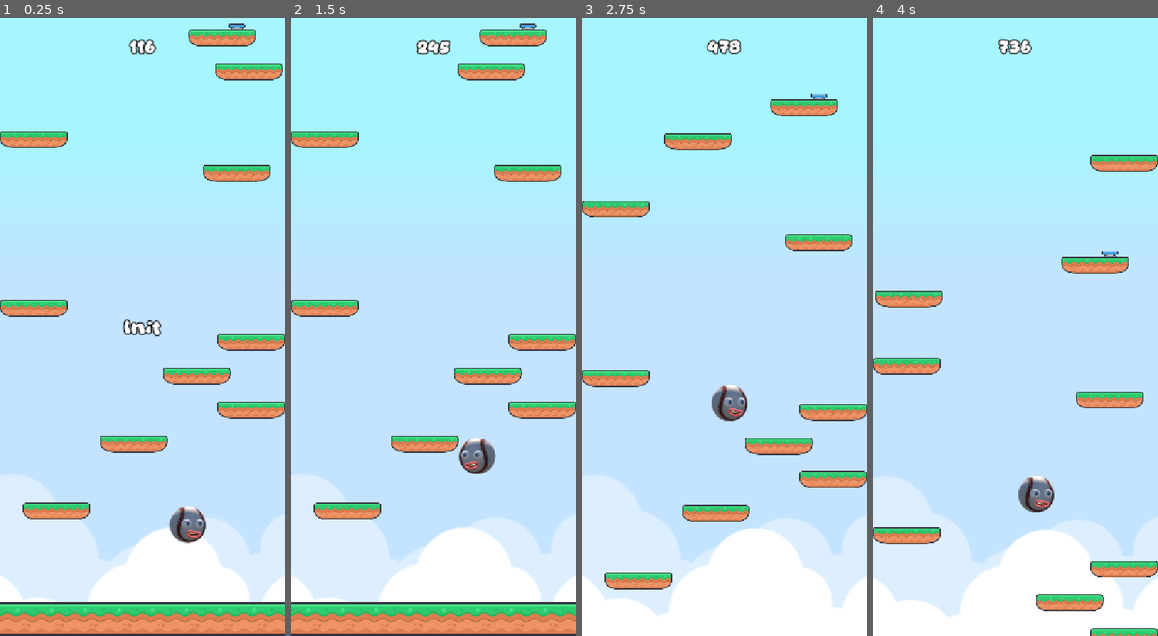
Above: before the commit, frames 1-4 (left to right).
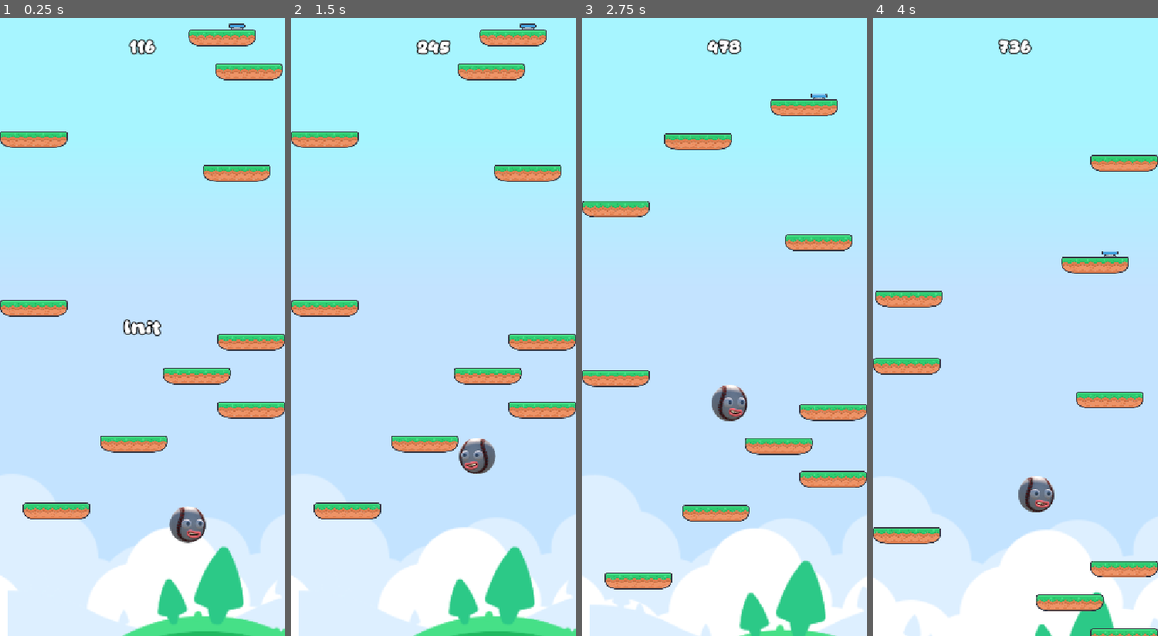
Above: after the commit, the same moments.

Repository: iRadEntertainment/incrediddodlejump
Game: Godot game, scene res://scenes/game.tscn
Two runs of this game, one before a commit and one after it. Both use one fixed random seed, a clock stepped at 60 frames per second and the inputs below.
Inputs (mouse positions are in pixels of both pictures, inside the frame that each line leads up to):
- Up to frame 1 (0.25 s): no input
- Up to frame 2 (1.5 s): tap Enter at 0.5 s; move the mouse to (496, 296) at 0.52 s; click (496, 296) at 0.67 s; move the mouse to (376, 357) at 1.27 s; click (376, 357) at 1.42 s
- Up to frame 3 (2.75 s): move the mouse to (753, 191) at 2.02 s; click (753, 191) at 2.17 s
- Up to frame 4 (4 s): move the mouse to (1001, 450) at 2.77 s; click (1001, 450) at 2.92 s; move the mouse to (1101, 419) at 3.52 s; click (1101, 419) at 3.67 s

The runs differ from the first frame. In frame 1, 6.9% of the frame differs, in the area x 0-100%, y 85-100%; in frame 2, 6.9%; in frame 3, 3.9%; in frame 4, 0.8%.

Commit message:
feat: added tree landscape

Diff:
--- a/assets/Backgrounds/background_color_trees.svg
+++ b/assets/Backgrounds/background_color_trees.svg
@@ -1,7 +1,6 @@
 <svg width="256" height="256" xmlns="http://www.w3.org/2000/svg" xmlns:xlink="http://www.w3.org/1999/xlink">
   <defs/>
   <g>
-    <path stroke="none" fill="#FFFFFF" d="M256 114.1 Q237.6 113.7 219.8 118.3 205.6 122.05 191.6 129.25 179.6 135.45 168 139.25 L165.7 140 Q146.5 146.05 128 146.05 109.5 146.05 90.35 140 82.2 137.45 73.95 133.8 69.2 131.7 64.4 129.25 50.4 122.05 36.2 118.3 18.4 113.7 0 114.1 L0 0 256 0 256 114.1"/>
     <path stroke="none" fill="#DDEFFF" d="M256 114.1 L256 256 0 256 0 114.1 Q18.4 113.7 36.2 118.3 50.4 122.05 64.4 129 …(184 unchanged characters)…
     <path stroke="none" fill="#DDEFFF" d="M223.6 115.3 Q222.15 116 220.65 116.65 L219.95 120.05 219.5 120.75 218.7 121. …(236 unchanged characters)…
     <path stroke="none" fill="#DDEFFF" d="M95.45 139.55 L93.5 140.2 92.8 142.25 92.5 142.7 91.95 142.85 91.45 142.85 90 …(193 unchanged characters)…
--- a/scenes/game.tscn
+++ b/scenes/game.tscn
@@ -1,14 +1,14 @@
-[gd_scene format=3 uid="uid://dqqbqhmdw2rjm"]
+[gd_scene format=4 uid="uid://dqqbqhmdw2rjm"]
 
 [ext_resource type="Script" uid="uid://bo8hqhvdy1mvy" path="res://scenes/game.gd" id="1_80nbo"]
 [ext_resource type="PackedScene" uid="uid://cqv0t8p366o2g" path="res://instances/player.tscn" id="2_e2o6t"]
 [ext_resource type="Texture2D" uid="uid://c6nabd0ww2qk1" path="res://assets/Backgrounds/background_clouds.svg" id="2_fc0e3"]
 [ext_resource type="AudioStream" uid="uid://cun4l7246ygc2" path="res://assets/Sounds/sfx_jump-high.ogg" id="2_hve3p"]
-[ext_resource type="Texture2D" uid="uid://bmc225gwuuis" path="res://assets/Tiles/terrain_grass_horizontal_middle.svg" id="3_7jktm"]
 [ext_resource type="PackedScene" uid="uid://bhc6vnvhndxsa" path="res://instances/cam.tscn" id="3_feb5d"]
 [ext_resource type="AudioStream" uid="uid://oxx4og21cn2k" path="res://assets/Sounds/sfx_disappear.ogg" id="3_mfdv2"]
-[ext_resource type="PackedScene" uid="uid://bnnasjoucdkug" path="res://instances/platform.tscn" id="5_eow3j"]
 [ext_resource type="Script" uid="uid://dmor6piqkclm5" path="res://scripts/platform_mng.gd" id="5_j5wjh"]
+[ext_resource type="Texture2D" uid="uid://ci41og0tjmbv5" path="res://assets/Backgrounds/background_color_trees.svg" id="5_vtaks"]
+[ext_resource type="TileSet" uid="uid://kt3e3wyknlvo" path="res://assets/tile_set.tres" id="6_0tnpc"]
 [ext_resource type="PackedScene" uid="uid://dwsc766o7sdj0" path="res://scenes/gui.tscn" id="6_ryrav"]
 
 [sub_resource type="Gradient" id="Gradient_7jktm"]
@@ -72,19 +72,27 @@
 expand_mode = 1
 stretch_mode = 6
 
+[node name="landscape" type="ParallaxLayer" parent="bg" unique_id=745084839]
+motion_scale = Vector2(0.2, 0.2)
+
+[node name="BackgroundClouds" type="TextureRect" parent="bg/landscape" unique_id=17824597]
+offset_left = -40.0
+offset_top = 624.0
+offset_right = 576.0
+offset_bottom = 1168.0
+texture = ExtResource("5_vtaks")
+expand_mode = 1
+stretch_mode = 6
+
 [node name="cam" parent="." unique_id=1144141747 instance=ExtResource("3_feb5d")]
 position = Vector2(0, -253)
 limit_bottom = 60
 
 [node name="ground" type="StaticBody2D" parent="." unique_id=1396525339]
 
-[node name="sprite" type="TextureRect" parent="ground" unique_id=1454876531]
-offset_left = -272.0
-offset_top = -4.0
-offset_right = 272.0
-offset_bottom = 60.0
-texture = ExtResource("3_7jktm")
-stretch_mode = 1
+[node name="tiles" type="TileMapLayer" parent="ground" unique_id=1741717536]
+tile_map_data = PackedByteArray("AAD7/wAAAAABAAgAAAD8/wAAAAABAAgAAAD9/wAAAAABAAgAAAD+/wAAAAABAAgAAAD//wAAAAABAAgAAAAAAAAAAAABAAgAAAABAAAAAAABAAgAAAACAAAAAAABAAgAAAADAAAAAAABAAgAAAAEAAAAAAABAAgAAAA=")
+tile_set = ExtResource("6_0tnpc")
 
 [node name="coll_bot" type="CollisionShape2D" parent="ground" unique_id=230240538]
 unique_name_in_owner = true
@@ -101,18 +109,6 @@
 [node name="platforms" type="Node2D" parent="." unique_id=1827712176]
 script = ExtResource("5_j5wjh")
 
-[node name="platform" parent="platforms" unique_id=79090251 instance=ExtResource("5_eow3j")]
-position = Vector2(-160, -256)
-
-[node name="platform2" parent="platforms" unique_id=517514194 instance=ExtResource("5_eow3j")]
-position = Vector2(168, -448)
-
-[node name="platform3" parent="platforms" unique_id=430122198 instance=ExtResource("5_eow3j")]
-position = Vector2(-192, -480)
-
-[node name="platform4" parent="platforms" unique_id=1660105414 instance=ExtResource("5_eow3j")]
-position = Vector2(216, -824)
-
 [node name="player" parent="." unique_id=129352850 instance=ExtResource("2_e2o6t")]
 position = Vector2(86, -116)
 collision_mask = 5
